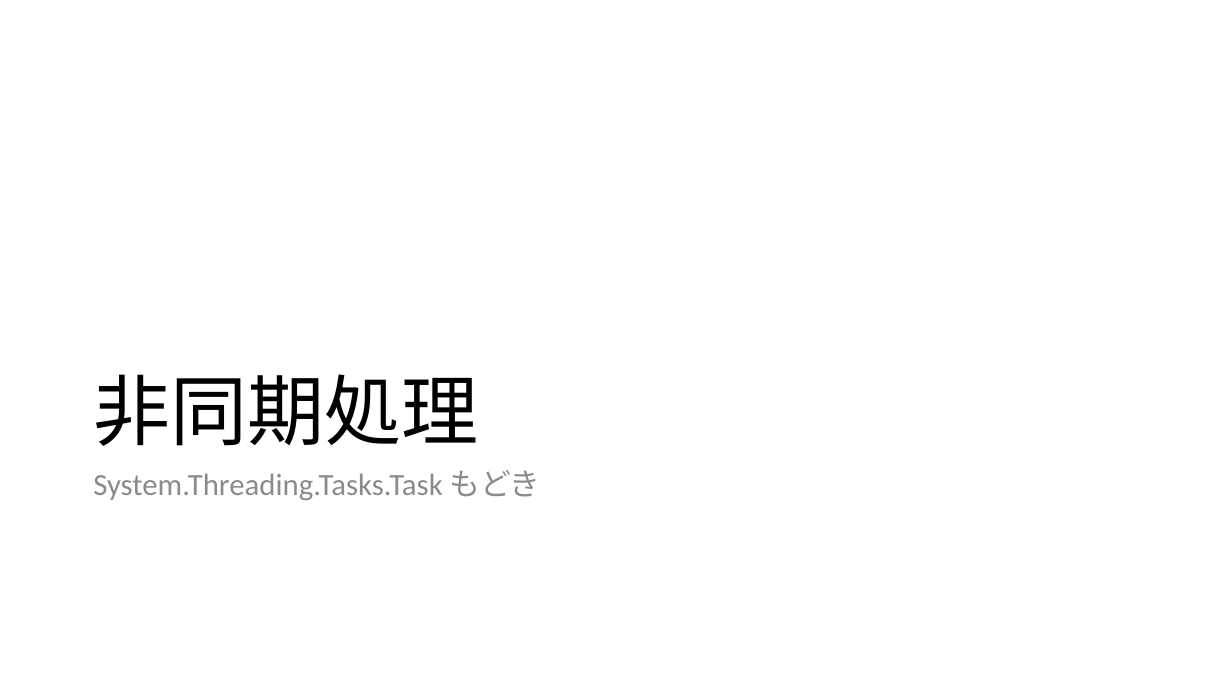
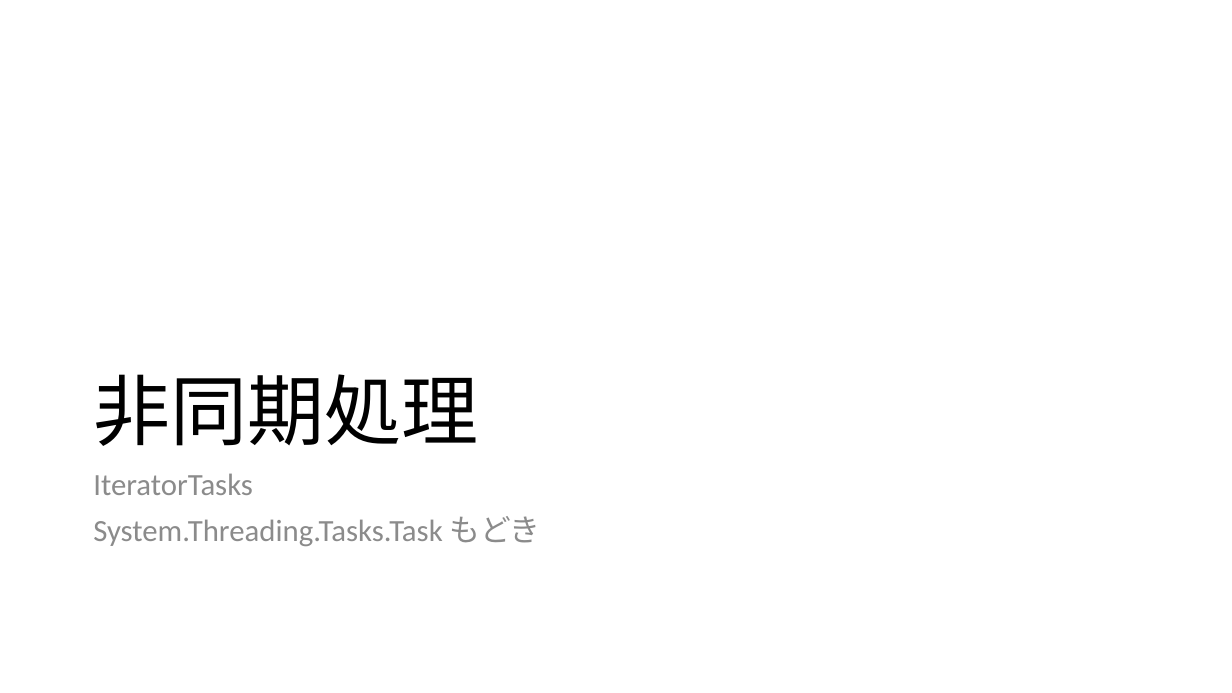
Before and after one commit to ppcuni/UnityCsharp20150321, a slide deck: slide 11 of doc/自社フレームワーク.pptx. Drawn at 1232x693 pixels with LibreOffice and Linux fonts; fonts in the diff are those of the drawing. Boxes give left, top, right and bottom in pixels: in the first picture for what was removed or moved away, otherwise in the second. Text is boxed around its words. In the diff, an @@ line names an element or a change of style, - is before the commit and + after.

```diff
--- a/doc/自社フレームワーク.pptx
+++ b/doc/自社フレームワーク.pptx
@@ text at (x1=93, y1=473, x2=253, y2=495): paragraph added @@
+IteratorTasks
```
Also in this commit, not shown: 1 other slide changed, 11 slides added, 5 slides removed.
